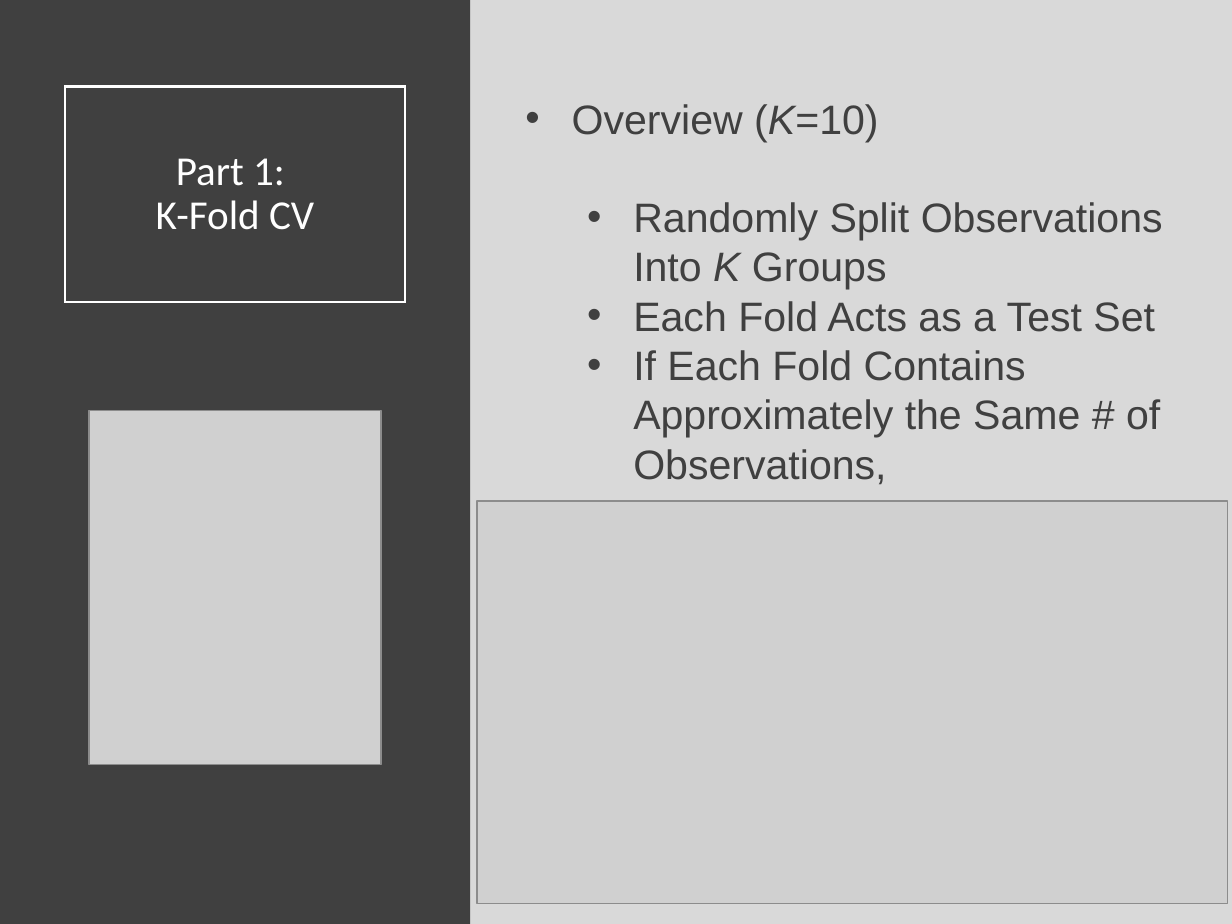
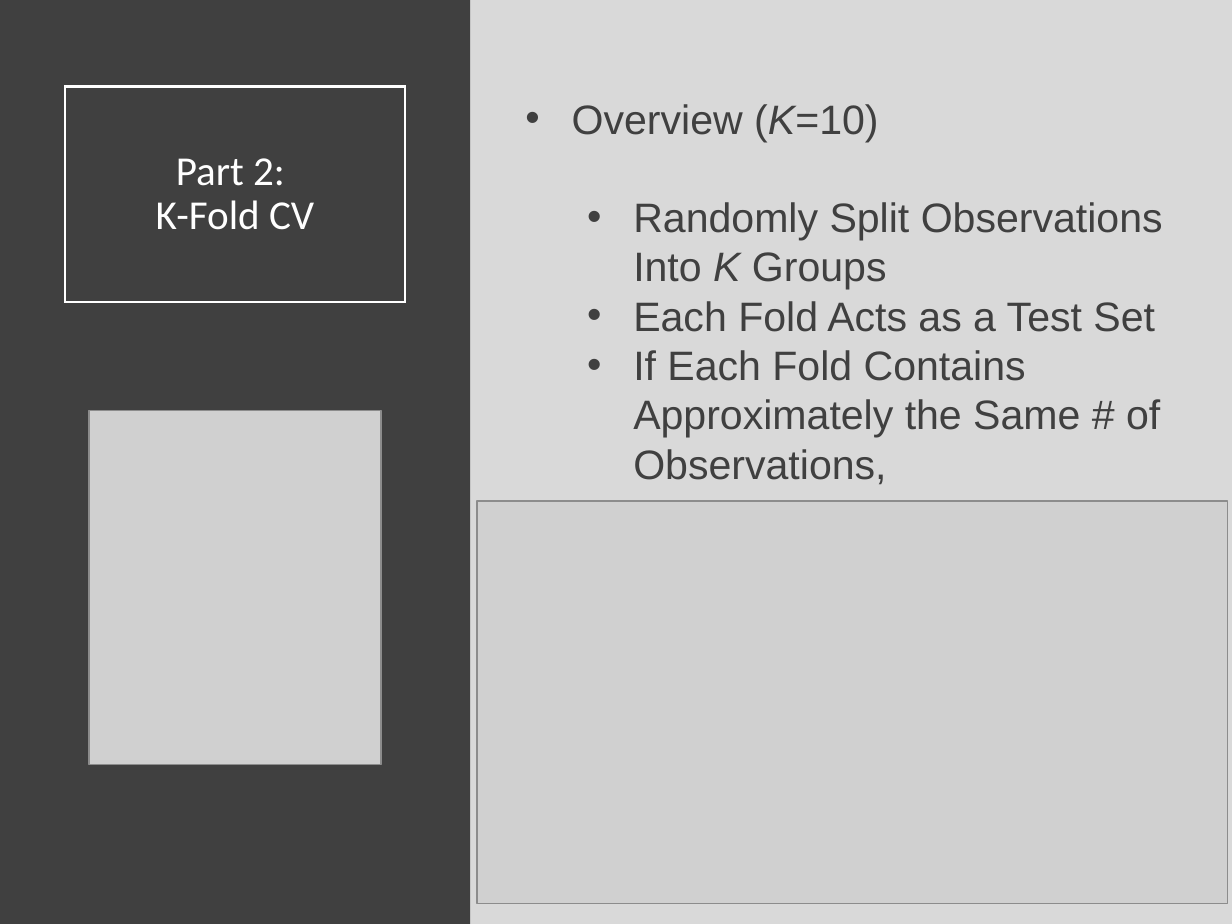
Before and after one commit to Yixf-Self/STOR320_WEBSITE, a slide deck: slide 13 of Lecture/Lecture 25/Lecture 25.pptx (slide 14 before the commit). Drawn at 1232x924 pixels with LibreOffice and Linux fonts; fonts in the diff are those of the drawing; grey boxes stand for pictures. Boxes give left, top, right and bottom in pixels: in the first picture for what was removed or moved away, otherwise in the second. Text is boxed around its words. In the diff, an @@ line names an element or a change of style, - is before the commit and + after.

```diff
--- a/Lecture/Lecture 25/Lecture 25.pptx
+++ b/Lecture/Lecture 25/Lecture 25.pptx
@@ title at [156,158,314,230]: text changed @@
-Part 1:
-K-Fold CV
+Part 2:
+K-Fold CV
```
Also in this commit, not shown: 3 other slides changed, 6 slides added, 2 slides removed, 13 other files.
